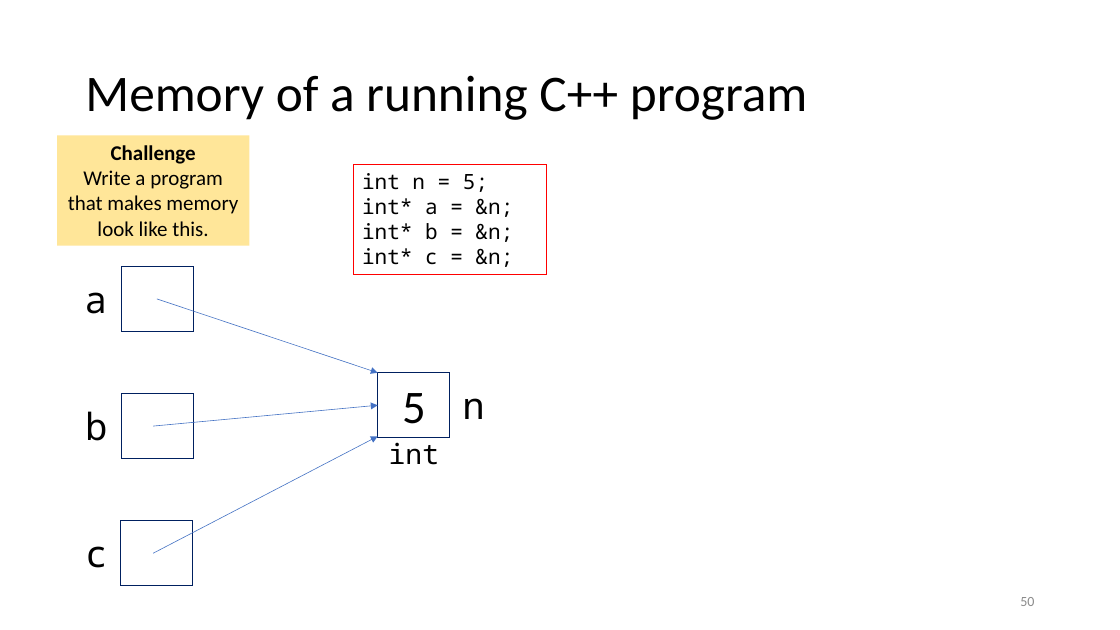
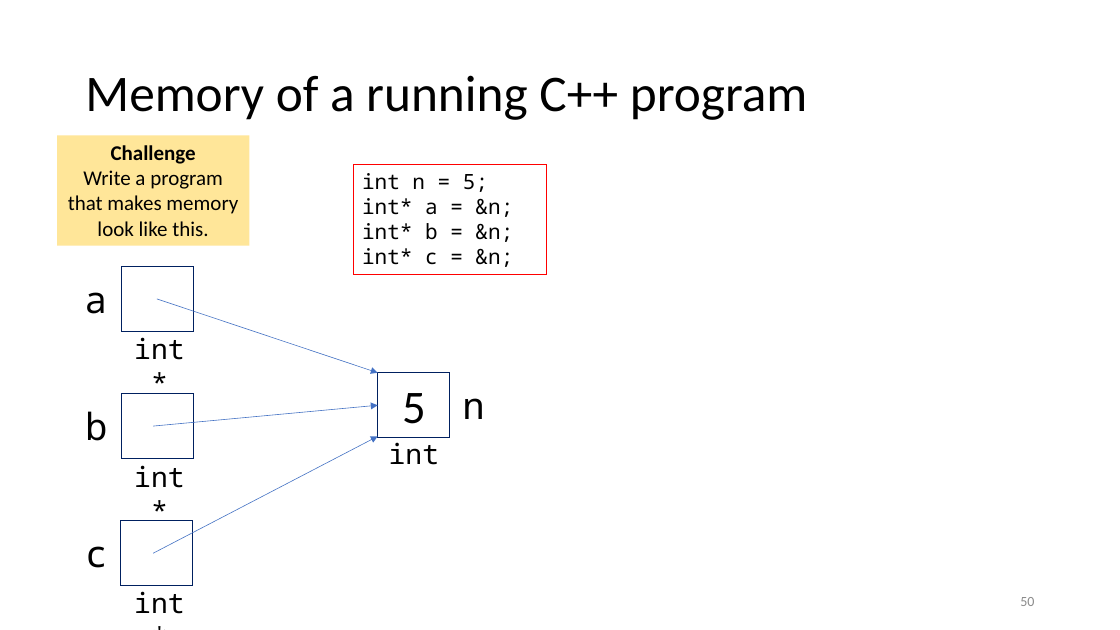
Before and after one commit to tjd1234/cmpt135spring2024, a slide deck: slide 50 of sample_code/week2/week2_cmpt135.pptx. Drawn at 1120x630 pixels with LibreOffice and Linux fonts; fonts in the diff are those of the drawing. Boxes give left, top, right and bottom in pixels: in the first picture for what was removed or moved away, otherwise in the second. Text is boxed around its words. In the diff, an @@ line names an element or a change of style, - is before the commit and + after.

```diff
--- a/sample_code/week2/week2_cmpt135.pptx
+++ b/sample_code/week2/week2_cmpt135.pptx
@@ text added at (134,337,184,360), 24 pt, text #000000 @@
+int*
@@ text added at (134,465,184,488), 24 pt, text #000000 @@
+int*
@@ text added at (134,591,184,614), 24 pt, text #000000 @@
+int*
```
Also in this commit, not shown: 14 other slides changed, 1 slide added, 3 other files.
